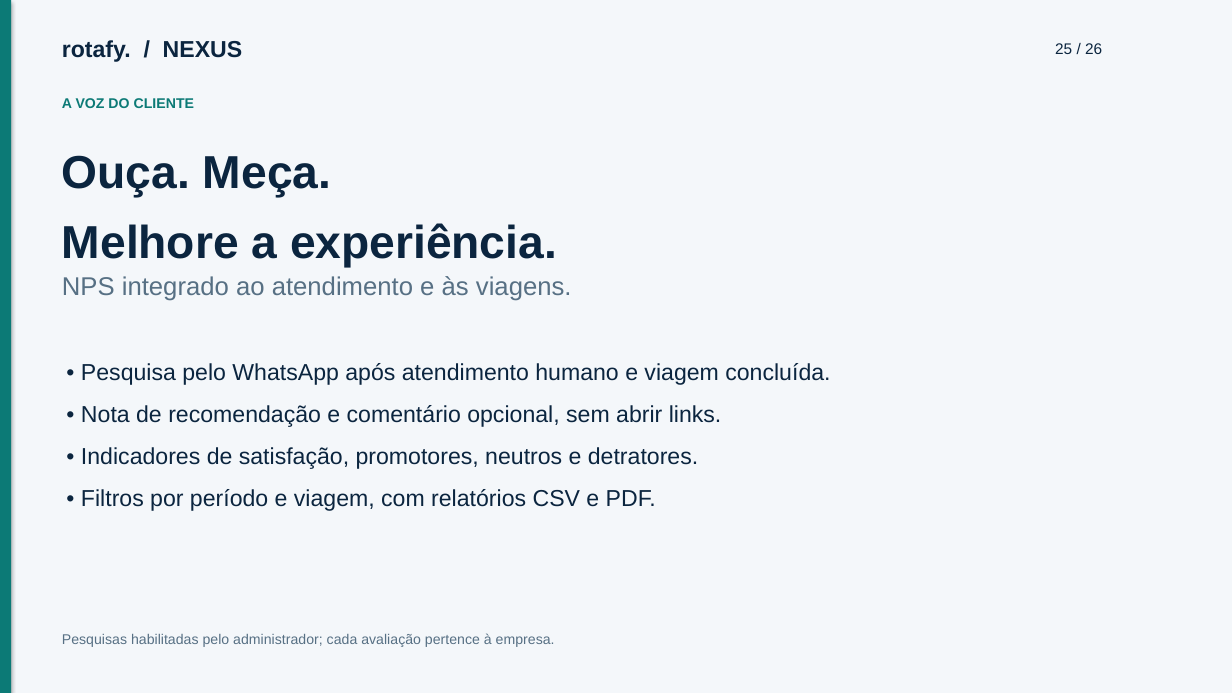
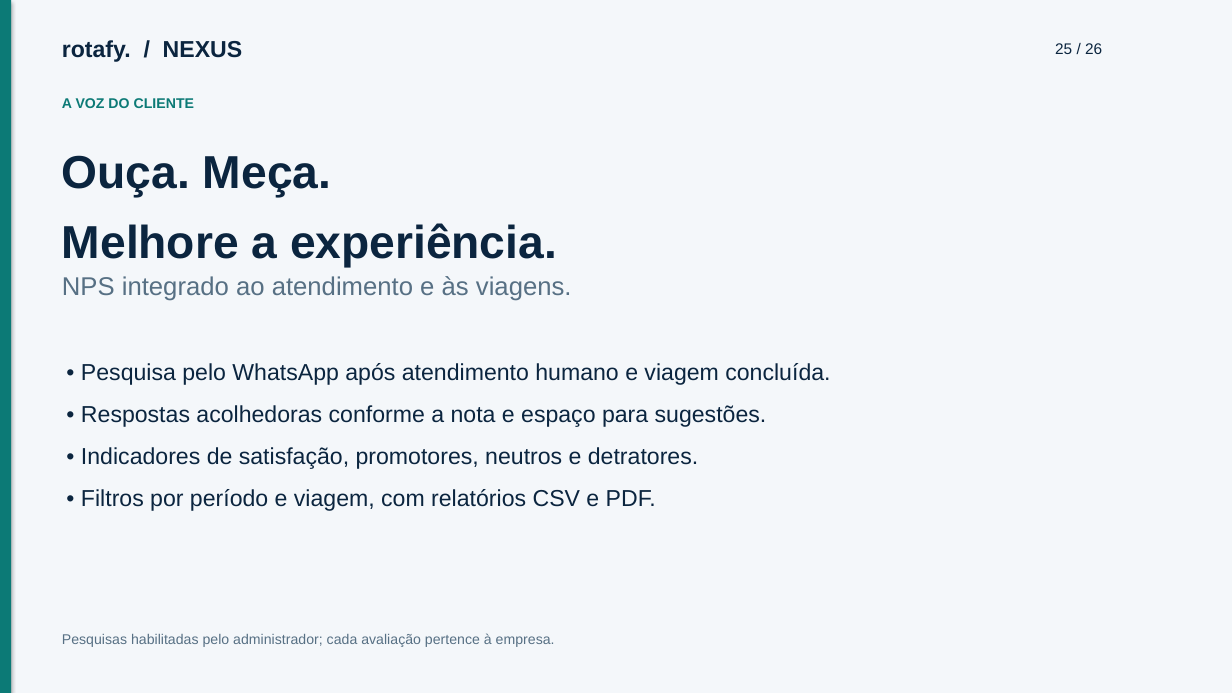
Before and after one commit to cfartes/rotafy, a slide deck: slide 25 of frontend/public/documentacao/apresentacao.pptx. Drawn at 1232x693 pixels with LibreOffice and Linux fonts; fonts in the diff are those of the drawing. Boxes give left, top, right and bottom in pixels: in the first picture for what was removed or moved away, otherwise in the second. Text is boxed around its words. In the diff, an @@ line names an element or a change of style, - is before the commit and + after.

```diff
--- a/frontend/public/documentacao/apresentacao.pptx
+++ b/frontend/public/documentacao/apresentacao.pptx
@@ text at <box>81,405,767,427</box>: text changed @@
-• Nota de recomendação e comentário opcional, sem abrir links.
+• Respostas acolhedoras conforme a nota e espaço para sugestões.
```
Also in this commit, not shown: 1 other slide changed, 37 other files.
